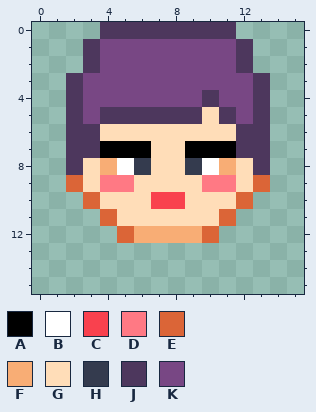
Two versions of one pixel-art sprite, public/assets/students/front_8.png. The picture above is the old version.
The file is 16x16 pixels.
Palette (. is transparent): A #000000  B #ffffff  C #f9414e  D #ff7984  E #db6537  F #f8ad75  G #ffddb8  H #343b4e  J #4d375d  K #784784
And afterwards:
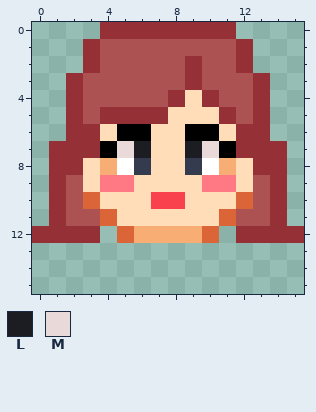
Colours new in this view: L #1c1c23  M #e9d9d9
What changed:
{"colour":"J","old":"#4d375d","new":"#963037"}
{"colour":"K","old":"#784784","new":"#ad5252"}
{"y":2,"x":9,"old":"K","new":"J"}
{"y":3,"x":9,"old":"K","new":"J"}
{"y":4,"x":8,"old":"KK","new":"JG"}
{"y":5,"x":8,"old":"JJ","new":"GG"}
{"y":6,"x":5,"old":"GG","new":"AA"}
{"y":6,"x":9,"old":"GG","new":"AA"}
{"y":7,"x":1,"old":".","new":"J"}
{"y":7,"x":5,"old":"AA","new":"ML"}
{"y":7,"x":9,"old":"AA","new":"LM"}
{"y":7,"x":14,"old":".","new":"J"}
{"y":8,"x":1,"old":".","new":"J"}
{"y":8,"x":14,"old":".","new":"J"}
{"y":9,"x":1,"old":".E","new":"JK"}
{"y":9,"x":13,"old":"E.","new":"KJ"}
{"y":10,"x":1,"old":"..","new":"JK"}
{"y":10,"x":13,"old":"..","new":"KJ"}
{"y":11,"x":1,"old":"...","new":"JKK"}
{"y":11,"x":12,"old":"...","new":"KKJ"}
{"y":12,"x":0,"old":"....","new":"JJJJ"}
{"y":12,"x":12,"old":"....","new":"JJJJ"}
